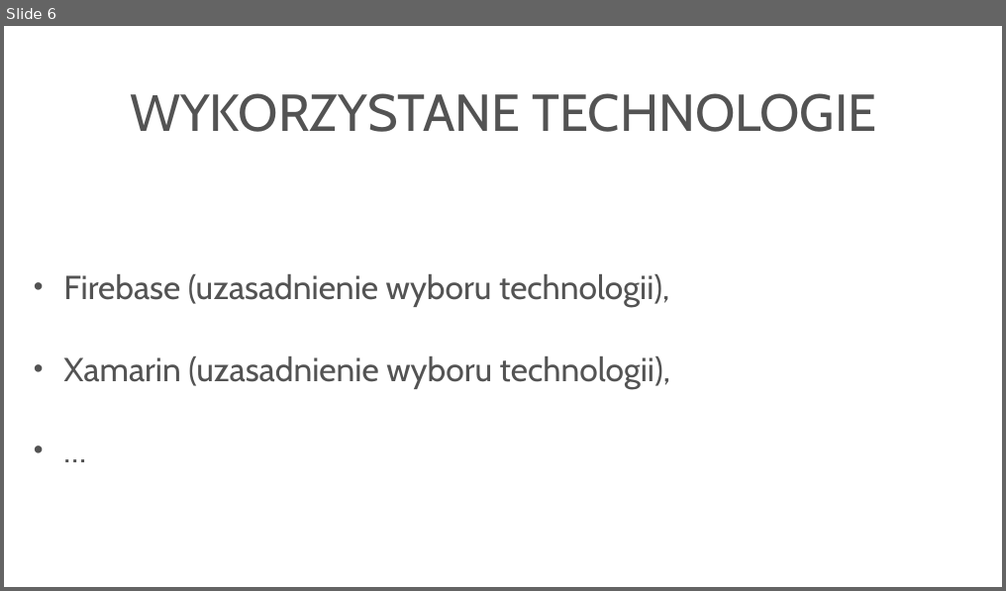
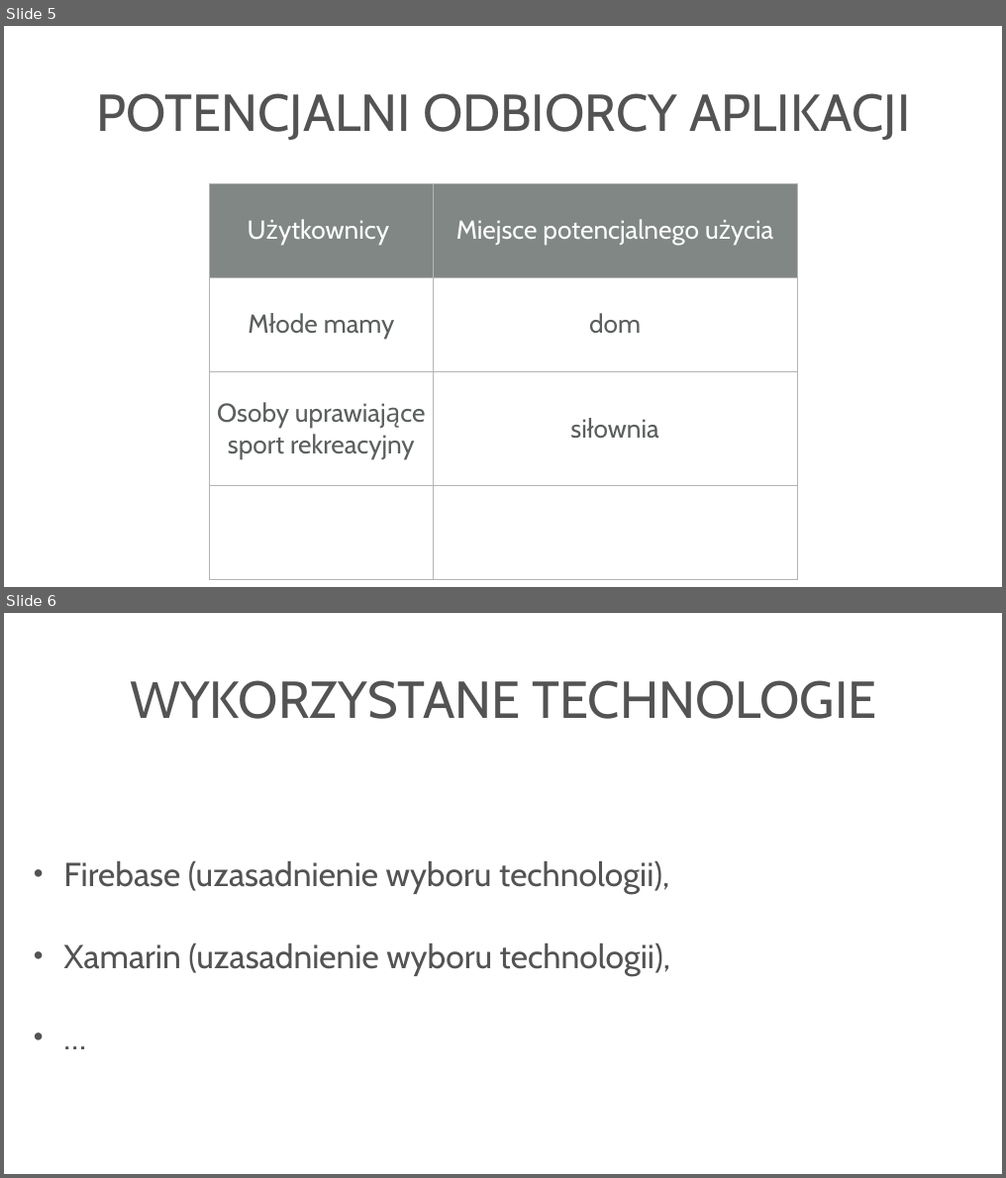
Before and after one commit to woli95/WdSM, a slide deck: Prezentacja_końcowa.odp. Shown one above the other, each under a label of ours: slide 6 before the commit, slides 5 and 6 after it. The pictures are 1006x591 and 1006x1178 pixels, drawn with LibreOffice and Linux fonts; fonts in the diff are those of the drawing; background and template pictures are left out. Boxes give left, top, right and bottom in pixels: in the first picture for what was removed or moved away, otherwise in the second. Text is boxed around its words. In the diff, an @@ line names an element or a change of style, - is before the commit and + after.

```diff
--- a/Prezentacja_końcowa.odp
+++ b/Prezentacja_końcowa.odp
@@ slide 5 added at (4, 26, 1002, 587), background picture (left out) @@
@@ title added at (96, 93, 910, 140), 100 pt, text #535353 @@
+POTENCJALNI ODBIORCY APLIKACJI
@@ table added at (209, 183, 797, 579), 4 rows, 2 columns @@
+Użytkownicy | Miejsce potencjalnego użycia
+Młode mamy | dom
+Osoby uprawiające sport rekreacyjny | siłownia
+ | 
```
Also in this commit, not shown: 1 slide removed, 6 other files.
